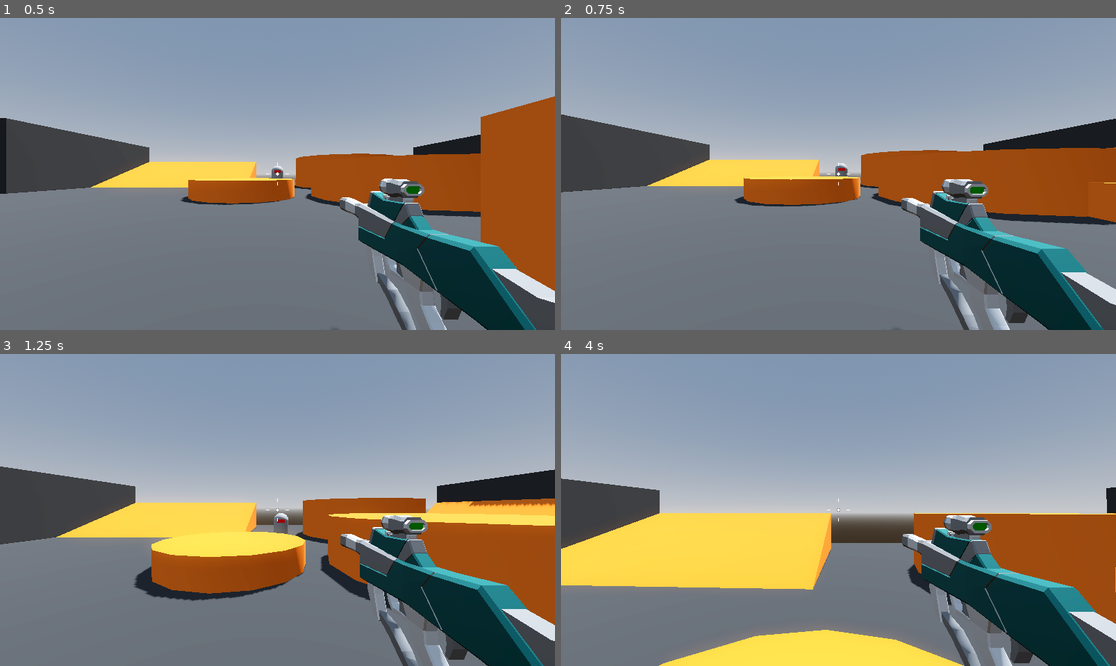
Above: before the commit, frames 1-4 (two rows, left to right).
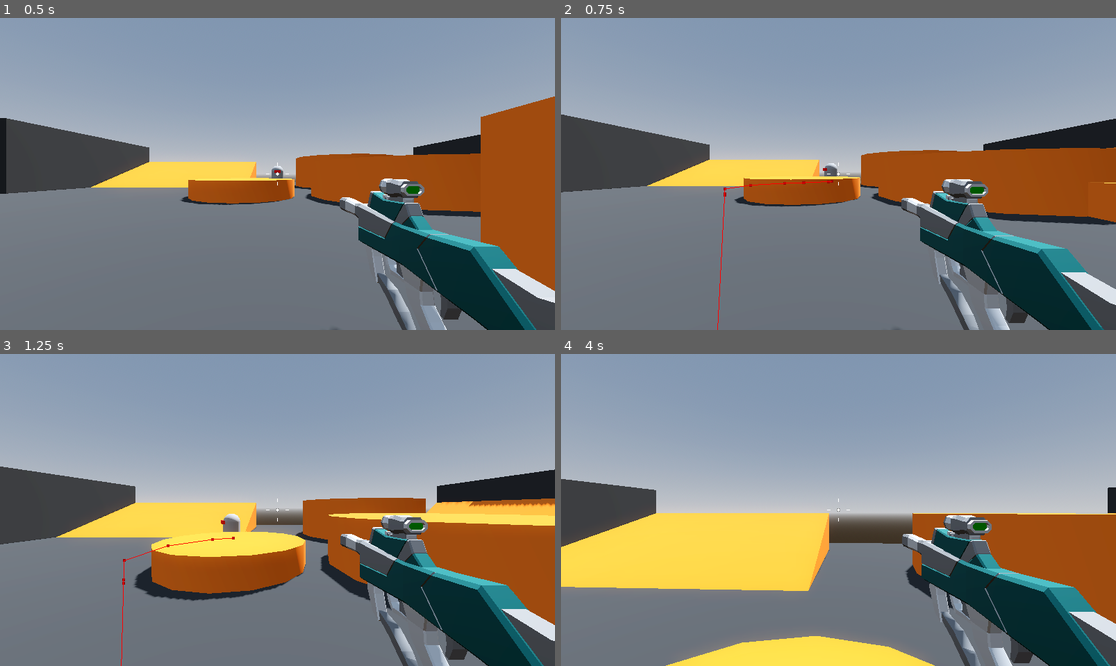
Above: after the commit, the same moments.

Repository: BlurryGames/RoboRampage
Game: Godot game, scene res://levels/sand_box.tscn
Two runs of this game, one before a commit and one after it. Both use one fixed random seed, a clock stepped at 60 frames per second and the inputs below.
Inputs (mouse positions are in pixels of both pictures, inside the frame that each line leads up to):
- Up to frame 1 (0.5 s): no input
- Up to frame 2 (0.75 s): tap Enter at 0.5 s; move the mouse to (832, 180) at 0.52 s; press the mouse at (832, 180) at 0.53 s; hold W (move_forward) from 0.53 s (still down)
- Up to frame 3 (1.25 s): keep holding W (move_forward); tap Space (jump) at 0.77 s
- Up to frame 4 (4 s): move the mouse to (877, 513) at 1.27 s; release the mouse at (877, 513) at 1.28 s; click (877, 513) at 1.35 s; tap Space (jump) at 1.52, 3.02, 3.77 s; move the mouse to (794, 506) at 2.02 s; press the mouse at (794, 506) at 2.03 s; move the mouse to (844, 510) at 2.77 s; release W (move_forward) at 2.78 s; release the mouse at (844, 510) at 2.78 s; hold A (move_left) 2.78-3.53 s; click (844, 510) at 2.85 s; move the mouse to (816, 503) at 3.52 s; press the mouse at (816, 503) at 3.53 s; hold W (move_forward) from 3.53 s (still down)

Frame 1 is identical in both runs. In frame 2, 0.3% of the frame differs, in the area x 28-52%, y 46-100%; in frame 3, 0.4%; in frame 4, 2.1%, in the area x 0-100%, y 39-100%.

Commit message:
Section4: Robo Rampage / Lesson14: Dealing Damage

Diff:
--- a/enemy/enemy.gd
+++ b/enemy/enemy.gd
@@ -9,6 +9,17 @@
 
 var gravity: float = ProjectSettings.get_setting("physics/3d/default_gravity")
 var aggro_range: float = 12.0
+
+@export var attack_damage: int = 20
+@export var max_hitpoints: int = 100
+
+var hitpoints: int = max_hitpoints:
+	set(value):
+		hitpoints = value
+		if hitpoints <= 0:
+			queue_free()
+
+		provoked = true
 
 var provoked: bool = false
 
@@ -53,3 +64,4 @@
 
 func attack() -> void:
 	print("Enemy attack!")
+	player.hitpoints -= attack_damage
--- a/player/player.gd
+++ b/player/player.gd
@@ -2,12 +2,21 @@
 
 const SPEED: float = 5.0
 
+var mouse_motion := Vector2.ZERO
+
 @export var jump_height: float = 1.0
 @export var fall_multiplier: float = 2.5
 
-var mouse_motion := Vector2.ZERO
+var gravity: float = ProjectSettings.get_setting("physics/3d/default_gravity")
 
-var gravity: float = ProjectSettings.get_setting("physics/3d/default_gravity")
+@export var max_hitpoints: int = 100
+
+var hitpoints: int = max_hitpoints:
+	set(value):
+		hitpoints = value
+		print(hitpoints)
+		if hitpoints <= 0:
+			get_tree().quit()
 
 @onready var camera_pivot: Node3D = $CameraPivot
 
--- a/weapons/hitscan_weapon.gd
+++ b/weapons/hitscan_weapon.gd
@@ -4,6 +4,8 @@
 
 @export var fire_rate: float = 14.0
 @export var recoil: float = 0.05
+
+@export var weapon_damage: int = 15
 
 @onready var ray_cast_3d: RayCast3D = $RayCast3D
 @onready var cooldown_timer: Timer = $CooldownTimer
@@ -19,5 +21,8 @@
 
 func shoot() -> void:
 	cooldown_timer.start(1.0 / fire_rate)
-	printt("Weapon fired!", str(ray_cast_3d.get_collider()))
+	var collider: Object = ray_cast_3d.get_collider()
+	printt("Weapon fired!", str(collider))
 	weapon_mesh.position.z += recoil
+	if collider is Enemy:
+		collider.hitpoints -= weapon_damage
